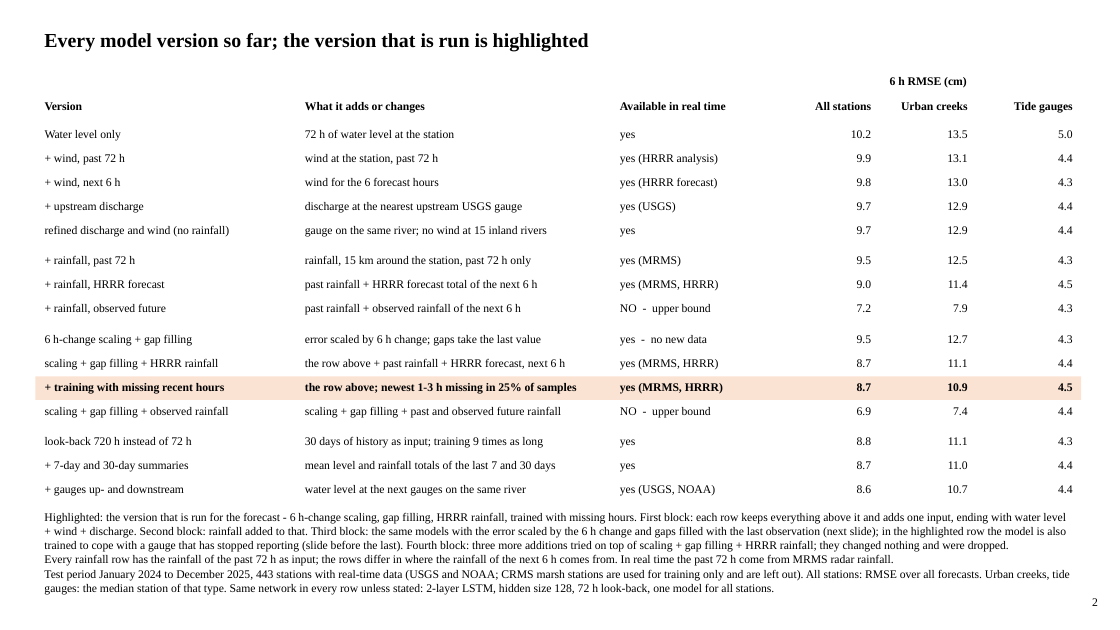
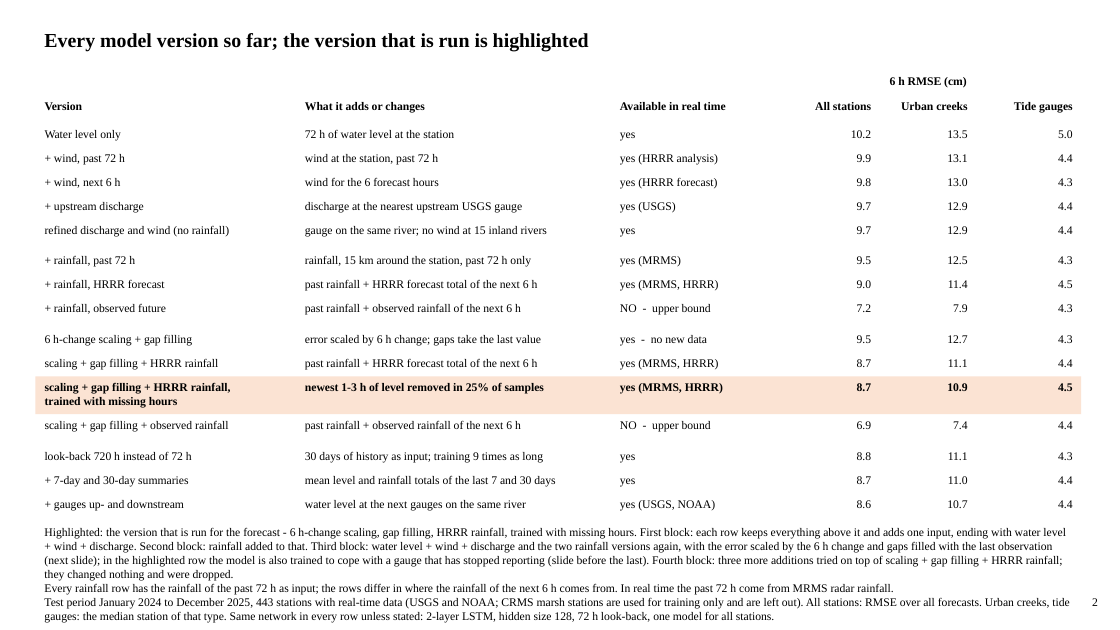
Before and after one commit to LaurenW1997/subdomainLSTM, a slide deck: slide 2 of deliverables/17_versions/version_comparison.pptx. Drawn at 1120x630 pixels with LibreOffice and Linux fonts; fonts in the diff are those of the drawing. Boxes give left, top, right and bottom in pixels: in the first picture for what was removed or moved away, otherwise in the second. Text is boxed around its words. In the diff, an @@ line names an element or a change of style, - is before the commit and + after.

```diff
--- a/deliverables/17_versions/version_comparison.pptx
+++ b/deliverables/17_versions/version_comparison.pptx
@@ text at (x1=305, y1=358, x2=538, y2=370): text changed @@
-the row above + past rainfall + HRRR forecast, next 6 h
+past rainfall + HRRR forecast total of the next 6 h
@@ rectangle resized from (x1=35, y1=376, x2=1081, y2=400) to (x1=35, y1=376, x2=1081, y2=414) @@
@@ text at (x1=45, y1=382, x2=231, y2=408): text changed @@
-+ training with missing recent hours
+scaling + gap filling + HRRR rainfall,
+trained with missing hours
@@ text at (x1=305, y1=382, x2=544, y2=394): text changed @@
-the row above; newest 1-3 h missing in 25% of samples
+newest 1-3 h of level removed in 25% of samples
@@ text at (x1=305, y1=420, x2=521, y2=432): text changed @@
-scaling + gap filling + past and observed future rainfall
+past rainfall + observed rainfall of the next 6 h
@@ 24 texts moved together from (x1=44, y1=407, x2=1073, y2=595) to (x1=44, y1=421, x2=1073, y2=623) @@
@@ text at (x1=44, y1=527, x2=1066, y2=581): text changed @@
-Highlighted: the version that is run for the forecast - 6 h-change scaling, gap filling, HRRR rainfall, trained with missing hours. First block: each row keeps everything above it and adds one input, ending with water level + wind + discharge. Second block: rainfall added to that. Third block: the same models with the error scaled by the 6 h change and gaps filled with the last observation (next slide); in the highlighted row the model is also trained to cope with a gauge that has stopped reporting (slide before the last). Fourth block: three more additions tried on top of scaling + gap filling + HRRR rainfall; they changed nothing and were dropped.
+Highlighted: the version that is run for the forecast - 6 h-change scaling, gap filling, HRRR rainfall, trained with missing hours. First block: each row keeps everything above it and adds one input, ending with water level + wind + discharge. Second block: rainfall added to that. Third block: water level + wind + discharge and the two rainfall versions again, with the error scaled by the 6 h change and gaps filled with the last observation (next slide); in the highlighted row the model is also trained to cope with a gauge that has stopped reporting (slide before the last). Fourth block: three more additions tried on top of scaling + gap filling + HRRR rainfall; they changed nothing and were dropped.
```
Also in this commit, not shown: 3 other slides changed, 29 other files.
